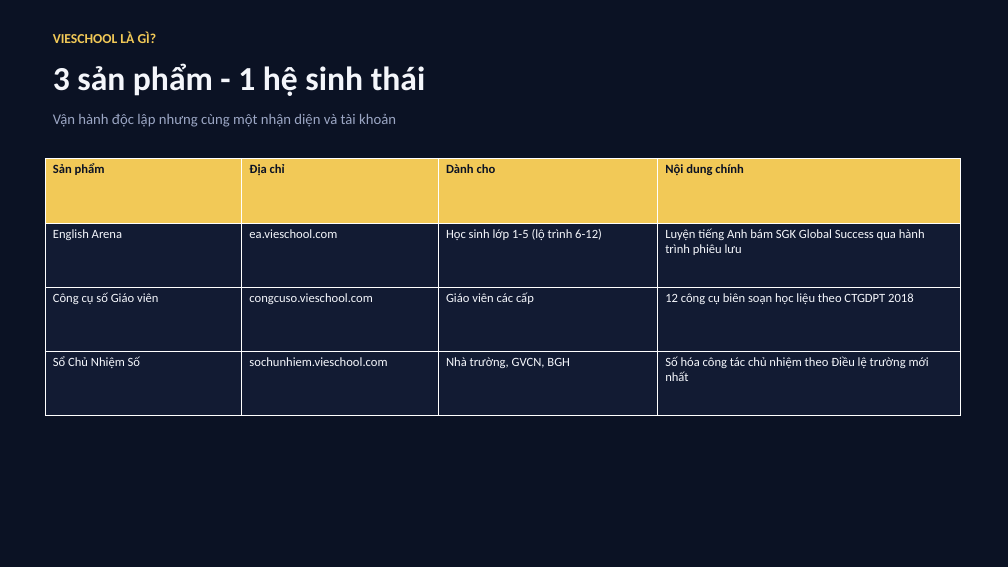
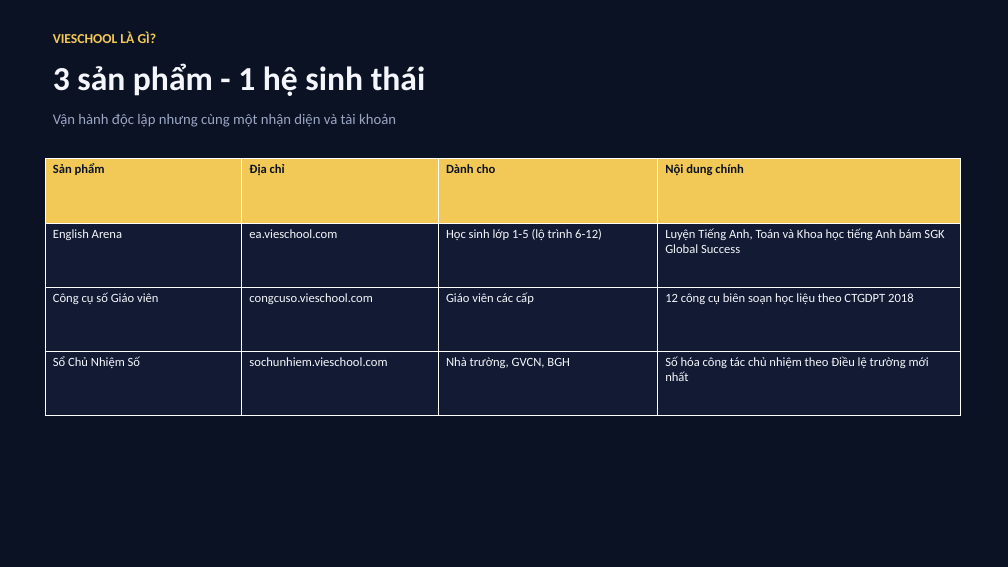
Before and after one commit to saintzzz/student-self-practice-web, a slide deck: slide 2 of docs/proposal-vieschool-khach-hang.pptx. Drawn at 1008x567 pixels with LibreOffice and Linux fonts; fonts in the diff are those of the drawing. Boxes give left, top, right and bottom in pixels: in the first picture for what was removed or moved away, otherwise in the second. Text is boxed around its words. In the diff, an @@ line names an element or a change of style, - is before the commit and + after.

```diff
--- a/docs/proposal-vieschool-khach-hang.pptx
+++ b/docs/proposal-vieschool-khach-hang.pptx
@@ table at box(45, 159, 960, 416) @@
-row 2, column 4: Luyện tiếng Anh bám SGK Global Success qua hành trình phiêu lưu
+row 2, column 4: Luyện Tiếng Anh, Toán và Khoa học tiếng Anh bám SGK Global Success
```
Also in this commit, not shown: 3 other slides changed, 5 other files.
